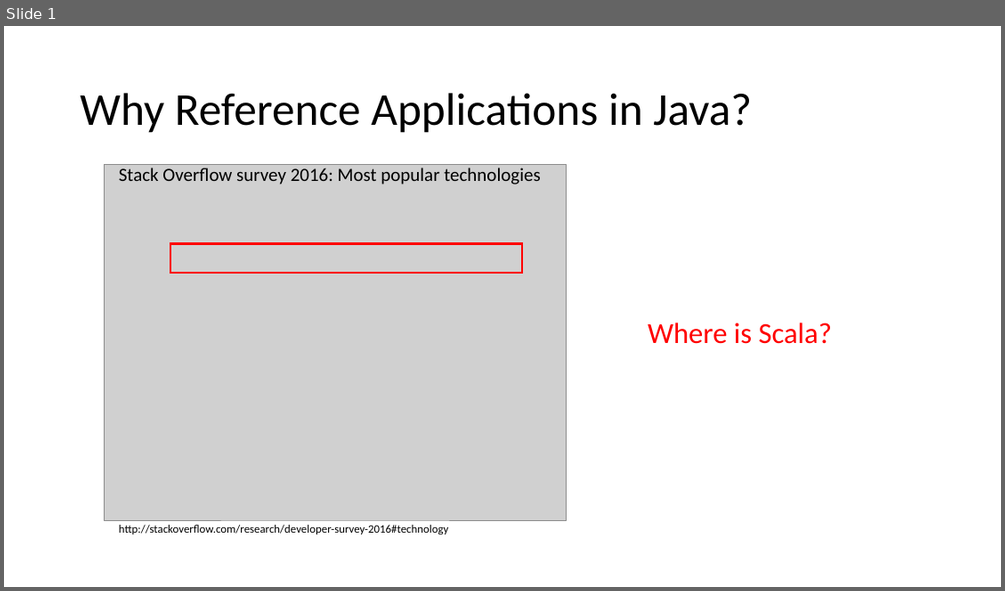
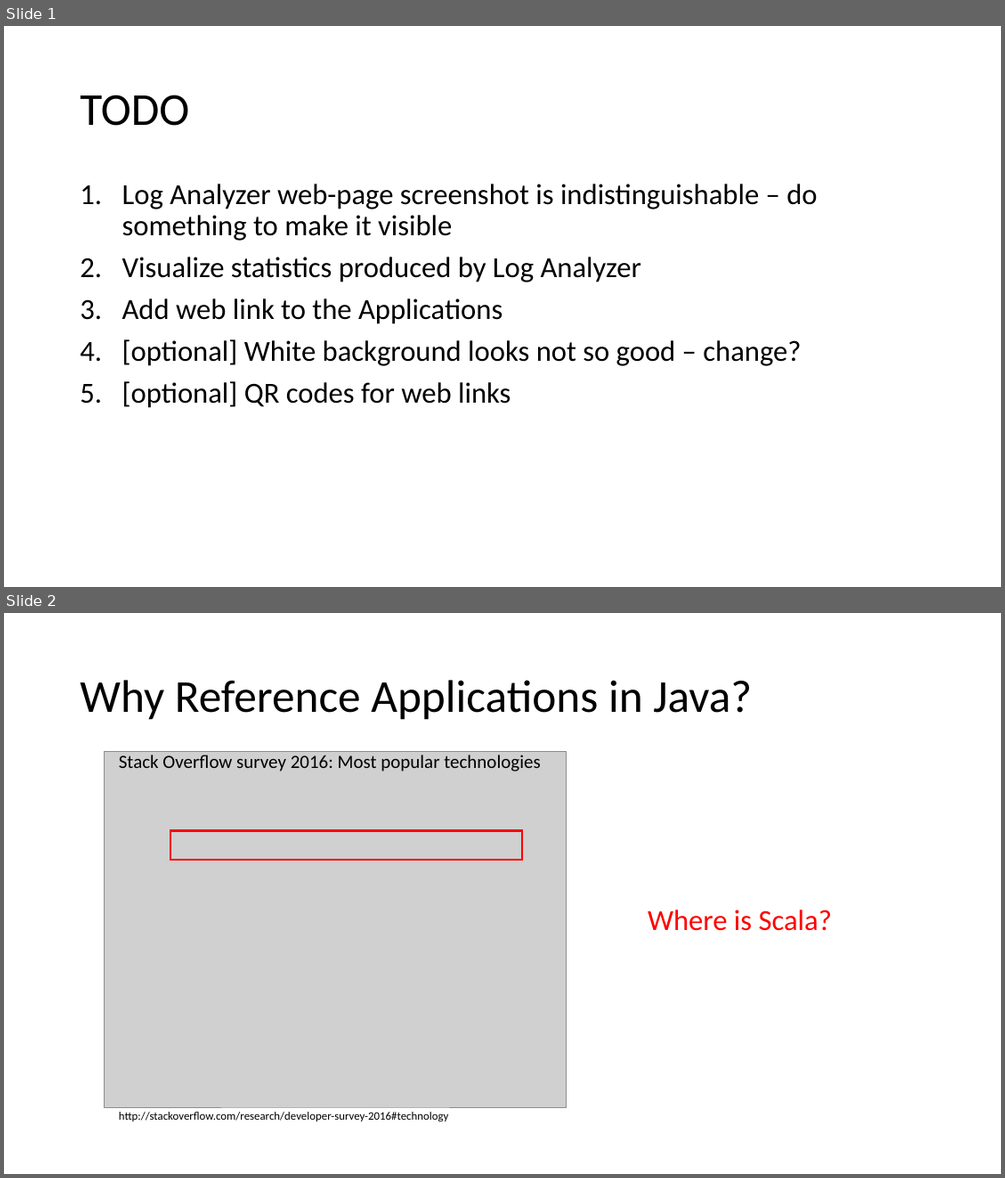
Before and after one commit to tashoyan/spark-summit-2016, a slide deck: Reference Applications on Java.pptx. Shown one above the other, each under a label of ours: slide 1 before the commit, slides 1 and 2 after it. The pictures are 1005x591 and 1005x1178 pixels, drawn with LibreOffice and Linux fonts; fonts in the diff are those of the drawing; grey boxes stand for pictures. Boxes give left, top, right and bottom in pixels: in the first picture for what was removed or moved away, otherwise in the second. Text is boxed around its words. In the diff, an @@ line names an element or a change of style, - is before the commit and + after.

Commit message:
Add TODO slide

```diff
--- a/Reference Applications on Java.pptx
+++ b/Reference Applications on Java.pptx
@@ slide 1 added at [4, 26, 1001, 587], background #FFFFFF @@
@@ title added at [80, 95, 189, 126], 44 pt, text #000000 @@
+TODO
@@ text added at [122, 184, 817, 408], 28 pt, text #000000 @@
+1. Log Analyzer web-page screenshot is indistinguishable – do something to make it visible
+2. Visualize statistics produced by Log Analyzer
+3. Add web link to the Applications
+4. [optional] White background looks not so good – change?
+5. [optional] QR codes for web links
@@ what was slide 1 is now slide 2 @@
```
